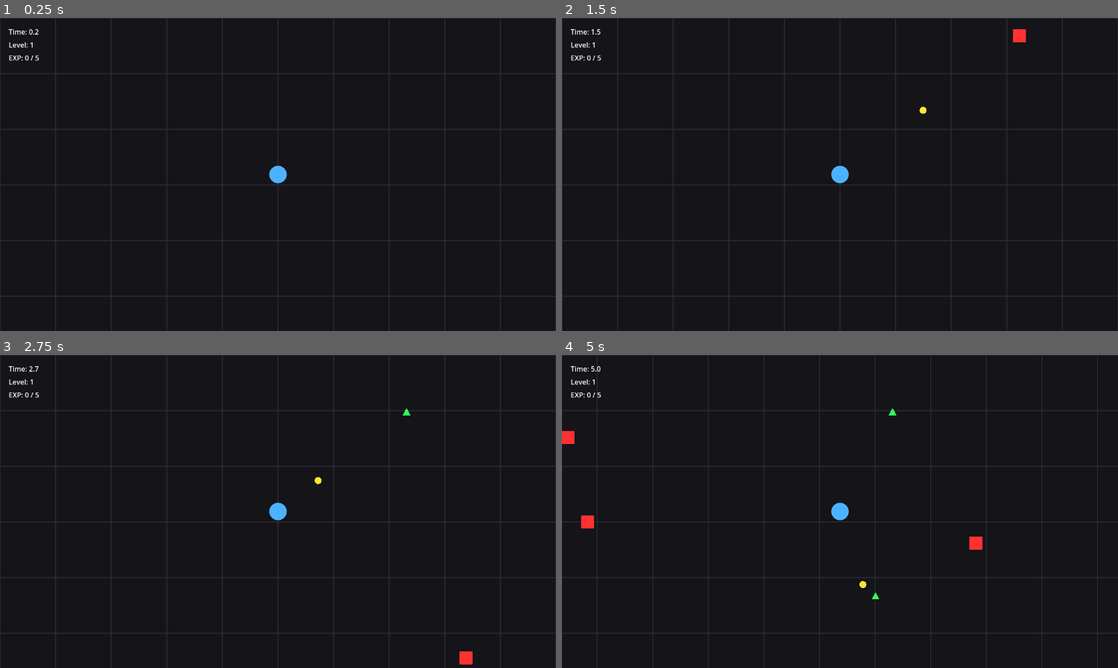
Above: before the commit, frames 1-4 (two rows, left to right).
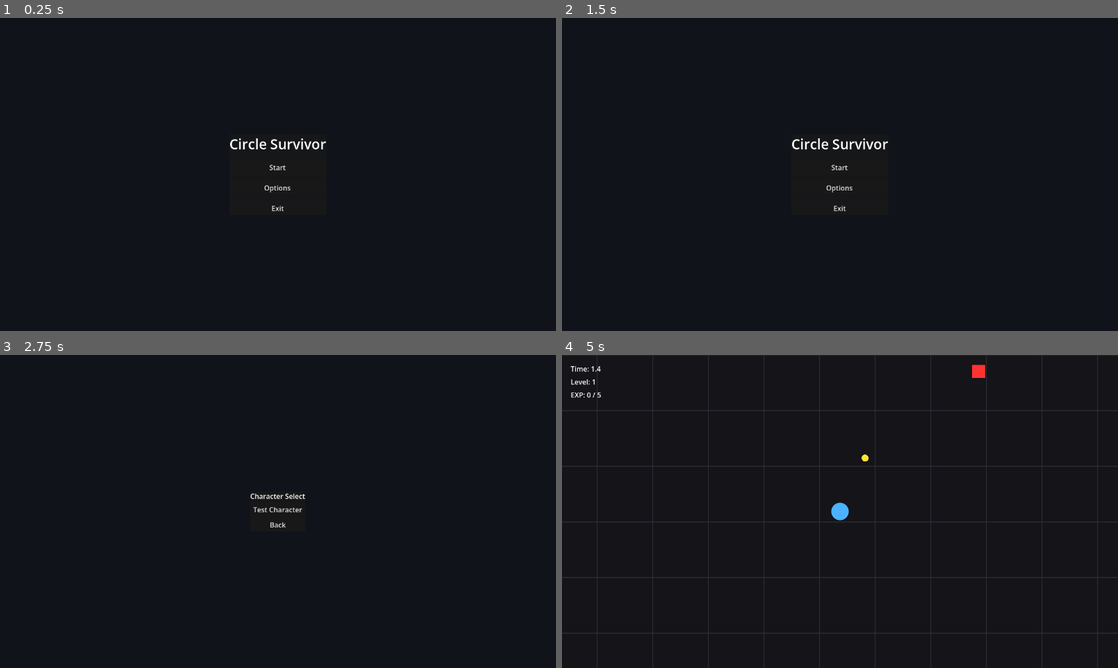
Above: after the commit, the same moments.

Repository: EthanAGi/CircleSurvivor
Game: Godot game, scene res://scenes/main_menu.tscn
The game is run twice, just before and just after one commit, with the same random seed, the same clock (stepped at 60 frames per second) and the same inputs. Before the commit the project starts from res://scenes/main.tscn.
Inputs (mouse positions are in pixels of both pictures, inside the frame that each line leads up to):
- Up to frame 1 (0.25 s): no input
- Up to frame 2 (1.5 s): click (840, 187) at 0.5 s, where only the run after the commit has a clickable "Options"; click (840, 187) at 1.25 s, where only the run after the commit has a clickable "Back"
- Up to frame 3 (2.75 s): click (278, 505) at 2 s, where only the run after the commit has a clickable "Start"
- Up to frame 4 (5 s): click (840, 508) at 2.75 s, where only the run after the commit has a clickable "Test Character"; click (840, 508) at 3.5 s, where only the run after the commit has a clickable "Test Level"; hold D (move_right) from 4.28 s (still down)

The runs differ from the first frame. In frame 1, 0.7% of the frame differs, in the area x 0-100%, y 0-90%; in frame 2, 0.8%; in frame 3, 0.7%; in frame 4, 0.5%.

Commit message:
Fix: Code

Diff:
--- a/project.godot
+++ b/project.godot
@@ -11,7 +11,7 @@
 [application]
 
 config/name="CircleSurvivor"
-run/main_scene="uid://dxbklj4ci1c7e"
+run/main_scene="uid://dqjpsd1oixt0b"
 config/features=PackedStringArray("4.6", "Forward Plus")
 config/icon="res://icon.svg"
 
--- /dev/null
+++ b/scenes/character_select.tscn
@@ -0,0 +1,50 @@
+[gd_scene format=3 uid="uid://cn7fwatufdeld"]
+
+[ext_resource type="Script" uid="uid://oxsq6gfa4r6w" path="res://scripts/character_select.gd" id="1_x8mhf"]
+
+[node name="CharacterSelect" type="Control" unique_id=1826478360]
+layout_mode = 3
+anchors_preset = 15
+anchor_right = 1.0
+anchor_bottom = 1.0
+grow_horizontal = 2
+grow_vertical = 2
+script = ExtResource("1_x8mhf")
+
+[node name="Background" type="ColorRect" parent="." unique_id=987039548]
+layout_mode = 1
+anchors_preset = 15
+anchor_right = 1.0
+anchor_bottom = 1.0
+grow_horizontal = 2
+grow_vertical = 2
+color = Color(0.06666667, 0.078431375, 0.101960786, 1)
+
+[node name="CenterContainer" type="CenterContainer" parent="." unique_id=991509427]
+layout_mode = 1
+anchors_preset = 15
+anchor_right = 1.0
+anchor_bottom = 1.0
+grow_horizontal = 2
+grow_vertical = 2
+
+[node name="PanelContainer" type="PanelContainer" parent="CenterContainer" unique_id=272517551]
+layout_mode = 2
+
+[node name="MarginContainer" type="MarginContainer" parent="CenterContainer/PanelContainer" unique_id=1942975203]
+layout_mode = 2
+
+[node name="VBoxContainer" type="VBoxContainer" parent="CenterContainer/PanelContainer/MarginContainer" unique_id=1744495110]
+layout_mode = 2
+
+[node name="TitleLabel" type="Label" parent="CenterContainer/PanelContainer/MarginContainer/VBoxContainer" unique_id=1136266336]
+layout_mode = 2
+text = "Character Select"
+
+[node name="TestCharacterButton" type="Button" parent="CenterContainer/PanelContainer/MarginContainer/VBoxContainer" unique_id=268784543]
+layout_mode = 2
+text = "Test Character"
+
+[node name="BackButton" type="Button" parent="CenterContainer/PanelContainer/MarginContainer/VBoxContainer" unique_id=989707656]
+layout_mode = 2
+text = "Back"
--- /dev/null
+++ b/scenes/level_select.tscn
@@ -0,0 +1,50 @@
+[gd_scene format=3 uid="uid://dljqx1bc2e4w2"]
+
+[ext_resource type="Script" uid="uid://bcsl2k1r58j0g" path="res://scripts/level_select.gd" id="1_3shnc"]
+
+[node name="LevelSelect" type="Control" unique_id=1018041572]
+layout_mode = 3
+anchors_preset = 15
+anchor_right = 1.0
+anchor_bottom = 1.0
+grow_horizontal = 2
+grow_vertical = 2
+script = ExtResource("1_3shnc")
+
+[node name="ColorRect" type="ColorRect" parent="." unique_id=1281714791]
+layout_mode = 1
+anchors_preset = 15
+anchor_right = 1.0
+anchor_bottom = 1.0
+grow_horizontal = 2
+grow_vertical = 2
+color = Color(0.06666667, 0.078431375, 0.101960786, 1)
+
+[node name="CenterContainer" type="CenterContainer" parent="." unique_id=1295938307]
+layout_mode = 1
+anchors_preset = 15
+anchor_right = 1.0
+anchor_bottom = 1.0
+grow_horizontal = 2
+grow_vertical = 2
+
+[node name="PanelContainer" type="PanelContainer" parent="CenterContainer" unique_id=161956128]
+layout_mode = 2
+
+[node name="MarginContainer" type="MarginContainer" parent="CenterContainer/PanelContainer" unique_id=1645302227]
+layout_mode = 2
+
+[node name="VBoxContainer" type="VBoxContainer" parent="CenterContainer/PanelContainer/MarginContainer" unique_id=794956500]
+layout_mode = 2
+
+[node name="TitleLabel" type="Label" parent="CenterContainer/PanelContainer/MarginContainer/VBoxContainer" unique_id=1202729969]
+layout_mode = 2
+text = "Level Select"
+
+[node name="TestLevelButton" type="Button" parent="CenterContainer/PanelContainer/MarginContainer/VBoxContainer" unique_id=951556405]
+layout_mode = 2
+text = "Test Level"
+
+[node name="BackButton" type="Button" parent="CenterContainer/PanelContainer/MarginContainer/VBoxContainer" unique_id=1853780311]
+layout_mode = 2
+text = "Back"
--- /dev/null
+++ b/scenes/main_menu.tscn
@@ -0,0 +1,56 @@
+[gd_scene format=3 uid="uid://dqjpsd1oixt0b"]
+
+[ext_resource type="Script" uid="uid://5h33f458pr8d" path="res://scripts/main_menu.gd" id="1_l6cm7"]
+
+[node name="MainMenu" type="Control" unique_id=632996651]
+layout_mode = 3
+anchors_preset = 15
+anchor_right = 1.0
+anchor_bottom = 1.0
+grow_horizontal = 2
+grow_vertical = 2
+script = ExtResource("1_l6cm7")
+
+[node name="Background" type="ColorRect" parent="." unique_id=1396707273]
+layout_mode = 1
+anchors_preset = 15
+anchor_right = 1.0
+anchor_bottom = 1.0
+grow_horizontal = 2
+grow_vertical = 2
+color = Color(0.06666667, 0.078431375, 0.101960786, 1)
+
+[node name="CenterContainer" type="CenterContainer" parent="." unique_id=649402538]
+layout_mode = 1
+anchors_preset = 15
+anchor_right = 1.0
+anchor_bottom = 1.0
+grow_horizontal = 2
+grow_vertical = 2
+
+[node name="PanelContainer" type="PanelContainer" parent="CenterContainer" unique_id=109554874]
+layout_mode = 2
+
+[node name="MarginContainer" type="MarginContainer" parent="CenterContainer/PanelContainer" unique_id=301824567]
+layout_mode = 2
+
+[node name="VBoxContainer" type="VBoxContainer" parent="CenterContainer/PanelContainer/MarginContainer" unique_id=100229408]
+layout_mode = 2
+theme_override_constants/separation = 16
+
+[node name="TitleLabel" type="Label" parent="CenterContainer/PanelContainer/MarginContainer/VBoxContainer" unique_id=124826144]
+layout_mode = 2
+theme_override_font_sizes/font_size = 32
+text = "Circle Survivor"
+
+[node name="StartButton" type="Button" parent="CenterContainer/PanelContainer/MarginContainer/VBoxContainer" unique_id=1986746388]
+layout_mode = 2
+text = "Start"
+
+[node name="OptionsButton" type="Button" parent="CenterContainer/PanelContainer/MarginContainer/VBoxContainer" unique_id=414626427]
+layout_mode = 2
+text = "Options"
+
+[node name="ExitButton" type="Button" parent="CenterContainer/PanelContainer/MarginContainer/VBoxContainer" unique_id=626129065]
+layout_mode = 2
+text = "Exit"
--- /dev/null
+++ b/scenes/options_menu.tscn
@@ -0,0 +1,52 @@
+[gd_scene format=3 uid="uid://cfkhy5d0rhyfv"]
+
+[ext_resource type="Script" uid="uid://by0w8wa4uth1g" path="res://scripts/options_menu.gd" id="1_liyum"]
+
+[node name="OptionsMenu" type="Control" unique_id=1314462085]
+layout_mode = 3
+anchors_preset = 15
+anchor_right = 1.0
+anchor_bottom = 1.0
+grow_horizontal = 2
+grow_vertical = 2
+script = ExtResource("1_liyum")
+
+[node name="Bakground" type="ColorRect" parent="." unique_id=472146719]
+layout_mode = 1
+anchors_preset = 15
+anchor_right = 1.0
+anchor_bottom = 1.0
+grow_horizontal = 2
+grow_vertical = 2
+
+[node name="CenterContainer" type="CenterContainer" parent="." unique_id=444999796]
+layout_mode = 1
+anchors_preset = 15
+anchor_right = 1.0
+anchor_bottom = 1.0
+grow_horizontal = 2
+grow_vertical = 2
+
+[node name="PanelContainer" type="PanelContainer" parent="CenterContainer" unique_id=258783919]
+custom_minimum_size = Vector2(300, 0)
+layout_mode = 2
+
+[node name="MarginContainer" type="MarginContainer" parent="CenterContainer/PanelContainer" unique_id=892111556]
+layout_mode = 2
+
+[node name="VBoxContainer" type="VBoxContainer" parent="CenterContainer/PanelContainer/MarginContainer" unique_id=1075241189]
+layout_mode = 2
+
+[node name="TitleLabel" type="Label" parent="CenterContainer/PanelContainer/MarginContainer/VBoxContainer" unique_id=1438274104]
+layout_mode = 2
+text = "Options"
+
+[node name="InfoLabel" type="Label" parent="CenterContainer/PanelContainer/MarginContainer/VBoxContainer" unique_id=1742308290]
+layout_mode = 2
+text = "Options menu coming soon"
+autowrap_mode = 2
+justification_flags = 162
+
+[node name="BackButton" type="Button" parent="CenterContainer/PanelContainer/MarginContainer/VBoxContainer" unique_id=798345329]
+layout_mode = 2
+text = "Back"
--- /dev/null
+++ b/scripts/character_select.gd
@@ -0,0 +1,15 @@
+# res://scripts/character_select.gd
+extends Control
+
+@onready var test_character_button: Button = $CenterContainer/PanelContainer/MarginContainer/VBoxContainer/TestCharacterButton
+@onready var back_button: Button = $CenterContainer/PanelContainer/MarginContainer/VBoxContainer/BackButton
+
+func _ready() -> void:
+	test_character_button.pressed.connect(_on_test_character_pressed)
+	back_button.pressed.connect(_on_back_pressed)
+
+func _on_test_character_pressed() -> void:
+	get_tree().change_scene_to_file("res://scenes/level_select.tscn")
+
+func _on_back_pressed() -> void:
+	get_tree().change_scene_to_file("res://scenes/main_menu.tscn")
--- /dev/null
+++ b/scripts/level_select.gd
@@ -0,0 +1,15 @@
+# res://scripts/level_select.gd
+extends Control
+
+@onready var test_level_button: Button = $CenterContainer/PanelContainer/MarginContainer/VBoxContainer/TestLevelButton
+@onready var back_button: Button = $CenterContainer/PanelContainer/MarginContainer/VBoxContainer/BackButton
+
+func _ready() -> void:
+	test_level_button.pressed.connect(_on_test_level_pressed)
+	back_button.pressed.connect(_on_back_pressed)
+
+func _on_test_level_pressed() -> void:
+	get_tree().change_scene_to_file("res://scenes/main.tscn")
+
+func _on_back_pressed() -> void:
+	get_tree().change_scene_to_file("res://scenes/character_select.tscn")
--- /dev/null
+++ b/scripts/main_menu.gd
@@ -0,0 +1,20 @@
+# res://scripts/main_menu.gd
+extends Control
+
+@onready var start_button: Button = $CenterContainer/PanelContainer/MarginContainer/VBoxContainer/StartButton
+@onready var options_button: Button = $CenterContainer/PanelContainer/MarginContainer/VBoxContainer/OptionsButton
+@onready var exit_button: Button = $CenterContainer/PanelContainer/MarginContainer/VBoxContainer/ExitButton
+
+func _ready() -> void:
+	start_button.pressed.connect(_on_start_pressed)
+	options_button.pressed.connect(_on_options_pressed)
+	exit_button.pressed.connect(_on_exit_pressed)
+
+func _on_start_pressed() -> void:
+	get_tree().change_scene_to_file("res://scenes/character_select.tscn")
+
+func _on_options_pressed() -> void:
+	get_tree().change_scene_to_file("res://scenes/options_menu.tscn")
+
+func _on_exit_pressed() -> void:
+	get_tree().quit()
--- /dev/null
+++ b/scripts/options_menu.gd
@@ -0,0 +1,10 @@
+# res://scripts/options_menu.gd
+extends Control
+
+@onready var back_button: Button = $CenterContainer/PanelContainer/MarginContainer/VBoxContainer/BackButton
+
+func _ready() -> void:
+	back_button.pressed.connect(_on_back_pressed)
+
+func _on_back_pressed() -> void:
+	get_tree().change_scene_to_file("res://scenes/main_menu.tscn")
Not shown, added: scripts/character_select.gd.uid
Not shown, added: scripts/level_select.gd.uid
Not shown, added: scripts/main_menu.gd.uid
Not shown, added: scripts/options_menu.gd.uid
